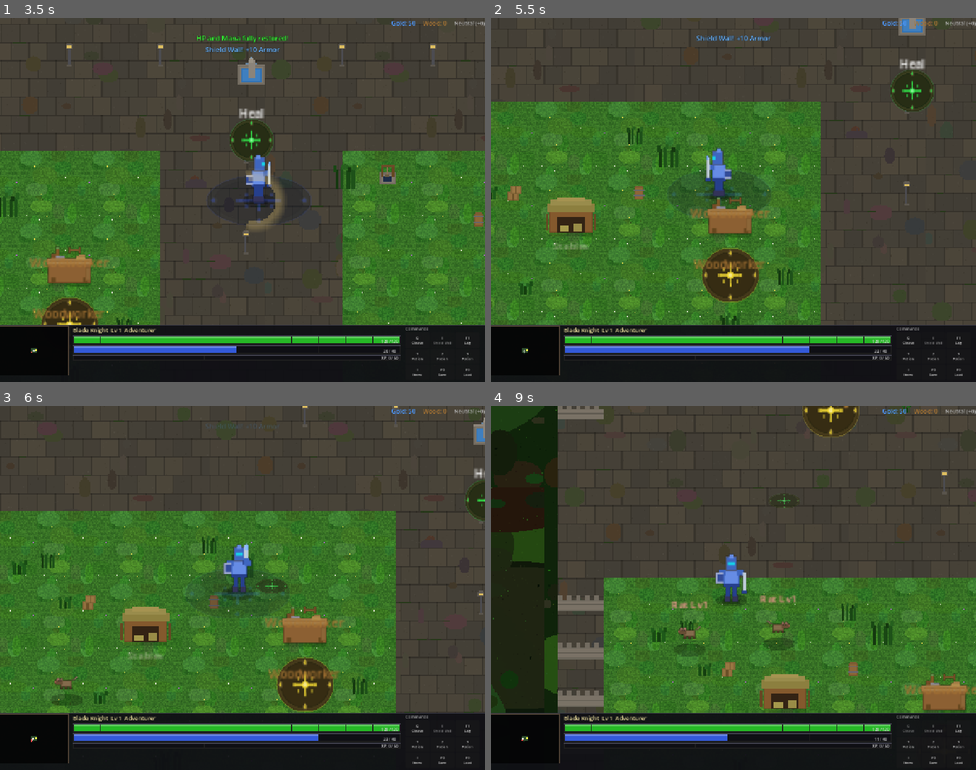
Above: before the commit, frames 1-4 (two rows, left to right).
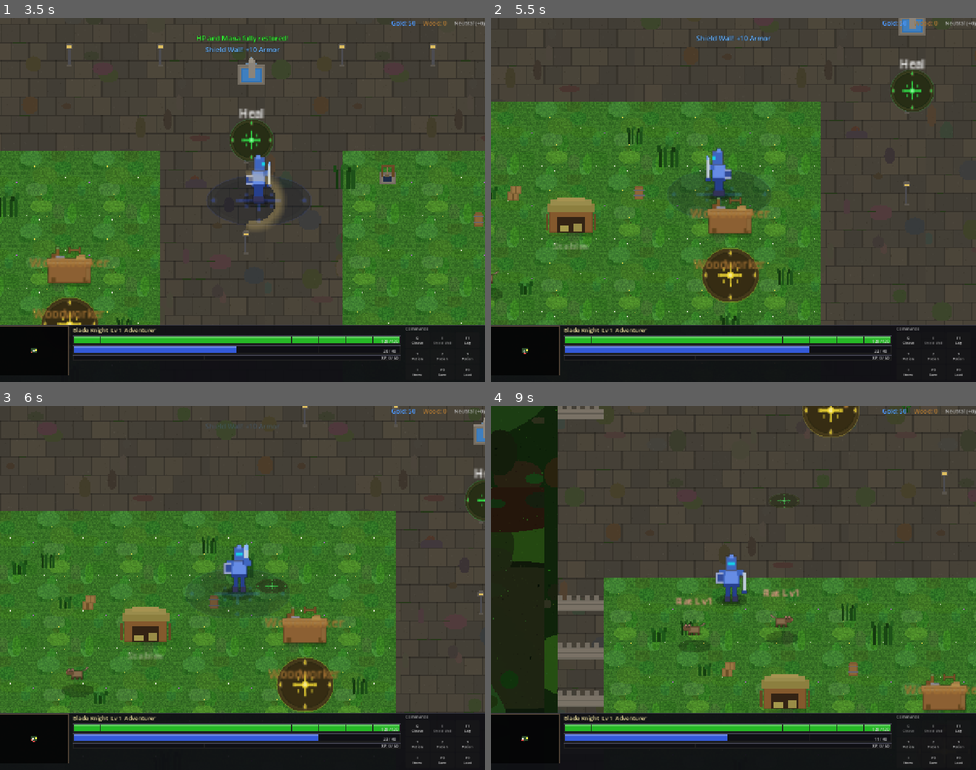
Above: after the commit, the same moments.

Repository: slxny/legends-open-rpg
Game: Godot game, scene res://scenes/main.tscn
Same seed, same stepped clock (60 frames per second), same inputs: the game is played once before the commit and once after it.
Inputs (mouse positions are in pixels of both pictures, inside the frame that each line leads up to):
- Up to frame 1 (3.5 s): click "SELECT" at 0.5 s; tap Enter at 1.25 s; drag from (33, 352) to (242, 258) at 1.27 s; drag from (145, 218) to (247, 174) at 2.02 s; move the mouse to (291, 119) at 2.77 s; hold D (move_right) from 2.78 s (still down); hold E (ability_2) from 2.78 s (still down); click (291, 119) at 2.92 s; tap Space (attack) at 3.05 s
- Up to frame 2 (5.5 s): release D (move_right) at 3.5 s; release E (ability_2) at 3.5 s; drag from (709, 272) to (558, 323) at 3.52 s; move the mouse to (879, 254) at 4.27 s; hold A (move_left) 4.28-5 s; hold Space (attack) 4.28-5 s; tap F (interact) at 4.35 s; click (879, 254) at 4.42 s; drag from (588, 145) to (714, 200) at 5.02 s
- Up to frame 3 (6 s): move the mouse to (266, 588) at 5.77 s; hold S (move_down) from 5.78 s (still down); hold Space (attack) from 5.78 s (still down); tap 2 at 5.85 s; click (266, 588) at 5.92 s
- Up to frame 4 (9 s): release S (move_down) at 6.5 s; release Space (attack) at 6.5 s; drag from (660, 497) to (636, 606) at 6.52 s; move the mouse to (840, 569) at 7.27 s; hold W (move_up) 7.28-8 s; hold Space (attack) 7.28-8 s; tap 4 at 7.35 s; click (840, 569) at 7.42 s; drag from (636, 606) to (709, 660) at 8.02 s; move the mouse to (782, 507) at 8.77 s; hold S (move_down) from 8.78 s (still down); hold Q (ability_1) from 8.78 s (still down); click (782, 507) at 8.92 s

Frame 1 is identical in both runs. In frame 2, less than 0.1% of the frame differs, in the area x 0-8%, y 69-93%; in frame 3, 0.5%; in frame 4, 1.0%, in the area x 6-64%, y 50-92%.

Commit message:
Add enemy hover outline, click-to-attack, and right-click info
Enemies now have red hover outlines (same shader as tree green outlines),
are left-clickable to attack (in range) or move-to-attack (out of range),
and right-clickable to show stats (HP, ATK, ARM, effect). Left-click on
enemy auto-follows moving targets and auto-attacks on arrival. Right-click
on enemy no longer attacks — it shows info like right-click on trees.

https://claude.ai/code/session_014LYE46d58jpzvM8LhHMSLN

Diff:
--- a/scenes/enemies/enemy.gd
+++ b/scenes/enemies/enemy.gd
@@ -34,6 +34,11 @@
 var _cached_world_node: Node = null  # Cached world node for VFX spawning
 var _base_scale: Vector2 = Vector2(1.0, 1.0)  # Resting sprite scale (1.5 for mini-bosses)
 var _base_modulate: Color = Color.WHITE  # Resting sprite tint (reddish for mini-bosses)
+
+# Outline shader for hover highlighting (shared across all enemies)
+static var _outline_shader: Shader = null
+static var _info_label_settings: LabelSettings = null
+var _info_label: Label = null
 
 # Distance-based sleep/wake — enemies far from the player disable physics processing
 var _is_sleeping: bool = false
@@ -106,6 +111,53 @@
 	_shadow.move_to_front()
 	move_child(_shadow, 0)
 
+	# Enable mouse hover/click detection
+	input_pickable = true
+	# Outline shader (shared across all enemies, initialized once)
+	if not _outline_shader:
+		_outline_shader = Shader.new()
+		_outline_shader.code = "shader_type canvas_item;
+uniform bool enabled = false;
+uniform vec4 line_color : source_color = vec4(1.0, 0.3, 0.3, 0.85);
+void fragment() {
+	vec4 tex = texture(TEXTURE, UV);
+	if (enabled && tex.a < 0.1) {
+		vec2 ps = TEXTURE_PIXEL_SIZE;
+		float a = 0.0;
+		a += texture(TEXTURE, UV + vec2(ps.x, 0.0)).a;
+		a += texture(TEXTURE, UV + vec2(-ps.x, 0.0)).a;
+		a += texture(TEXTURE, UV + vec2(0.0, ps.y)).a;
+		a += texture(TEXTURE, UV + vec2(0.0, -ps.y)).a;
+		a += texture(TEXTURE, UV + vec2(ps.x, ps.y)).a;
+		a += texture(TEXTURE, UV + vec2(-ps.x, ps.y)).a;
+		a += texture(TEXTURE, UV + vec2(ps.x, -ps.y)).a;
+		a += texture(TEXTURE, UV + vec2(-ps.x, -ps.y)).a;
+		if (a > 0.0) {
+			COLOR = line_color;
+		} else {
+			COLOR = tex;
+		}
+	} else {
+		COLOR = tex;
+	}
+}
+"
+	if not _info_label_settings:
+		_info_label_settings = LabelSettings.new()
+		_info_label_settings.font_size = 11
+		_info_label_settings.font_color = Color(1.0, 0.6, 0.6)
+		_info_label_settings.outline_size = 2
+		_info_label_settings.outline_color = Color.BLACK
+	# Apply outline material to sprite
+	var outline_mat = ShaderMaterial.new()
+	outline_mat.shader = _outline_shader
+	outline_mat.set_shader_parameter("enabled", false)
+	outline_mat.set_shader_parameter("line_color", Color(1.0, 0.3, 0.3, 0.85))
+	sprite.material = outline_mat
+	# Connect mouse hover signals for outline
+	mouse_entered.connect(_on_mouse_entered)
+	mouse_exited.connect(_on_mouse_exited)
+
 	# Start with a short random idle delay before first patrol
 	_patrol_wait_timer = randf_range(0.3, 1.5)
 
@@ -178,6 +230,43 @@
 	if stats.current_hp >= stats.max_hp and current_state == State.IDLE:
 		hp_bar.visible = false
 		name_label.visible = false
+
+func _on_mouse_entered() -> void:
+	if not _is_dead and sprite and sprite.material:
+		sprite.material.set_shader_parameter("enabled", true)
+
+func _on_mouse_exited() -> void:
+	if sprite and sprite.material:
+		sprite.material.set_shader_parameter("enabled", false)
+
+func show_info() -> void:
+	if _is_dead:
+		return
+	# Show name + HP bar
+	show_selection()
+	# Remove existing info label if any
+	if _info_label and is_instance_valid(_info_label):
+		_info_label.queue_free()
+	_info_label = Label.new()
+	var info_parts: Array[String] = []
+	info_parts.append("HP %d/%d  ATK %d  ARM %d" % [stats.current_hp, stats.max_hp, stats.attack_damage, stats.armor])
+	if _effect_type != "":
+		info_parts.append("Effect: %s" % _effect_type.capitalize())
+	_info_label.text = "\n".join(info_parts)
+	_info_label.label_settings = _info_label_settings
+	_info_label.horizontal_alignment = HORIZONTAL_ALIGNMENT_CENTER
+	_info_label.position = Vector2(-55, -58)
+	add_child(_info_label)
+	# Fade out after a moment
+	var tween = create_tween()
+	tween.tween_interval(3.0)
+	tween.tween_property(_info_label, "modulate:a", 0.0, 0.5)
+	tween.tween_callback(func():
+		if _info_label and is_instance_valid(_info_label):
+			_info_label.queue_free()
+			_info_label = null
+		hide_selection()
+	)
 
 func _physics_process(delta: float) -> void:
 	if _is_dead:
@@ -419,6 +508,9 @@
 	_is_dead = true
 	collision_layer = 0
 	collision_mask = 0
+	input_pickable = false
+	if sprite and sprite.material:
+		sprite.material.set_shader_parameter("enabled", false)
 	AudioManager.play_sfx("enemy_death", -3.0)
 	died.emit(self, xp_reward, gold_reward)
 	_spawn_gold_drop(gold_reward)
--- a/scenes/player/player.gd
+++ b/scenes/player/player.gd
@@ -15,6 +15,7 @@
 var _enemies_in_range: Array[Node2D] = []
 var _trees_in_range: Array[Node2D] = []
 var _target_tree: Node2D = null  # Tree targeted by click-to-harvest
+var _target_enemy: Node2D = null  # Enemy targeted by left-click-to-attack
 var _is_chopping_tree: bool = false  # When true, spacebar hold = repeat chop (no charge/specials)
 
 # Click-to-move
@@ -229,6 +230,7 @@
 	if has_input:
 		_is_moving_to_target = false
 		_target_tree = null  # Cancel tree targeting when manually moving
+		_target_enemy = null  # Cancel enemy targeting when manually moving
 		_is_chopping_tree = false  # Disengage chopping on movement
 		desired_velocity = input_dir * max_speed
 	elif _is_moving_to_target:
@@ -264,6 +266,20 @@
 				_perform_tree_chop(_target_tree, dir)
 	elif _target_tree:
 		_target_tree = null  # Tree was chopped or became invalid
+
+	# Auto-attack: when player reaches a left-clicked enemy, attack it
+	if _target_enemy and is_instance_valid(_target_enemy) and not _target_enemy.get("_is_dead"):
+		if _target_enemy in _enemies_in_range:
+			_is_moving_to_target = false
+			if not _is_attack_animating and _attack_cooldown <= 0.0 and not _is_paralyzed:
+				var dir = (_target_enemy.global_position - global_position).normalized()
+				_set_facing(dir)
+				_try_manual_attack()
+		elif _is_moving_to_target:
+			# Keep following the moving enemy
+			_move_target = _target_enemy.global_position
+	elif _target_enemy:
+		_target_enemy = null  # Enemy died or became invalid
 
 	# Combo timer — reset combo if no attack within window
 	if _combo_index > 0:
@@ -396,21 +412,36 @@
 				if global_position.distance_squared_to(mouse_world) < 625.0:  # 25^2
 					_toggle_hero_stats_panel()
 					return
+				# Right-click on enemy = show info
 				var enemy_target = _get_enemy_at_mouse()
-				if enemy_target and not _is_paralyzed:
-					_is_chopping_tree = false
-					_target_tree = null
-					_try_manual_attack()
+				if enemy_target:
+					if enemy_target.has_method("show_info"):
+						enemy_target.show_info()
 					return
 				# Right-click on tree = show wood info
 				var rclick_tree = _get_tree_at_mouse()
 				if rclick_tree and rclick_tree.has_method("show_wood_info"):
 					rclick_tree.show_wood_info()
 					return
-			# Left-click on tree = move to it and auto-chop
 			if event.button_index == MOUSE_BUTTON_LEFT:
+				# Left-click on enemy = attack (in range) or move-to-attack
+				var lclick_enemy = _get_enemy_at_mouse()
+				if lclick_enemy and not _is_paralyzed:
+					_is_chopping_tree = false
+					_target_tree = null
+					if lclick_enemy in _enemies_in_range:
+						_target_enemy = null
+						_try_manual_attack()
+					else:
+						_target_enemy = lclick_enemy
+						_move_target = lclick_enemy.global_position
+						_is_moving_to_target = true
+						_spawn_move_indicator(_move_target)
+					return
+				# Left-click on tree = move to it and auto-chop
 				var lclick_tree = _get_tree_at_mouse()
 				if lclick_tree:
+					_target_enemy = null
 					_target_tree = lclick_tree
 					_move_target = lclick_tree.global_position
 					_is_moving_to_target = true
@@ -418,6 +449,7 @@
 					return
 			# Both mouse buttons move to clicked position
 			_target_tree = null
+			_target_enemy = null
 			_is_chopping_tree = false
 			var clicked = _get_clickable_at_mouse()
 			if clicked and clicked.has_method("interact"):
